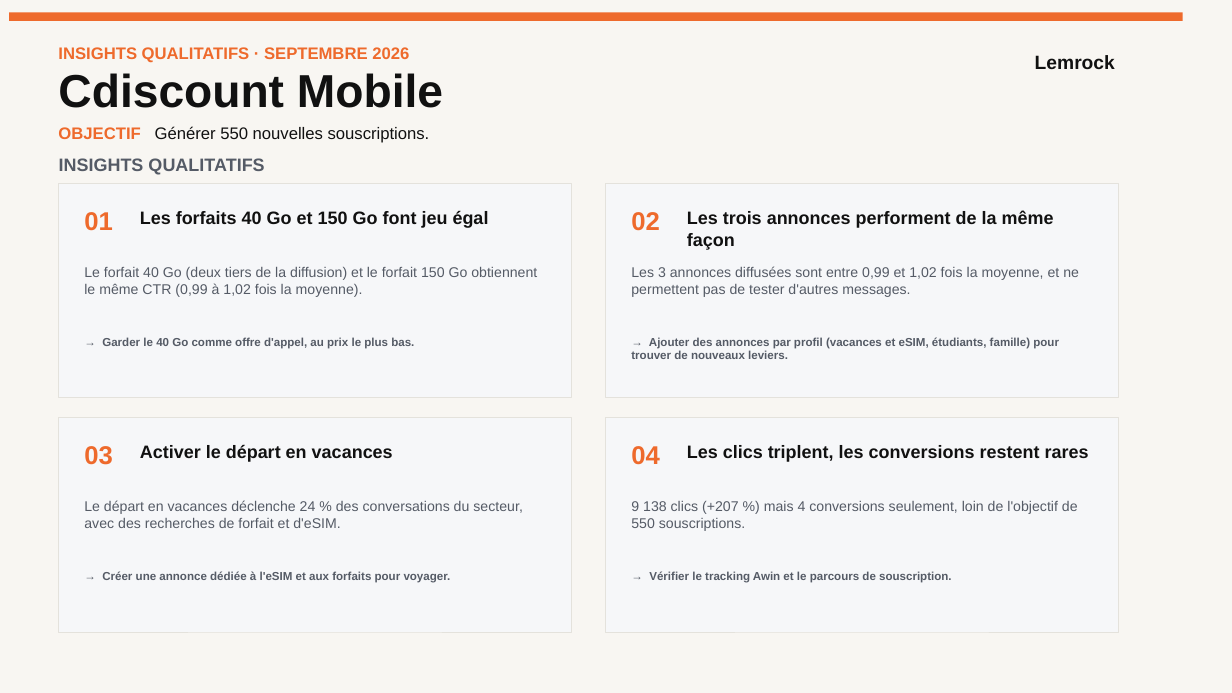
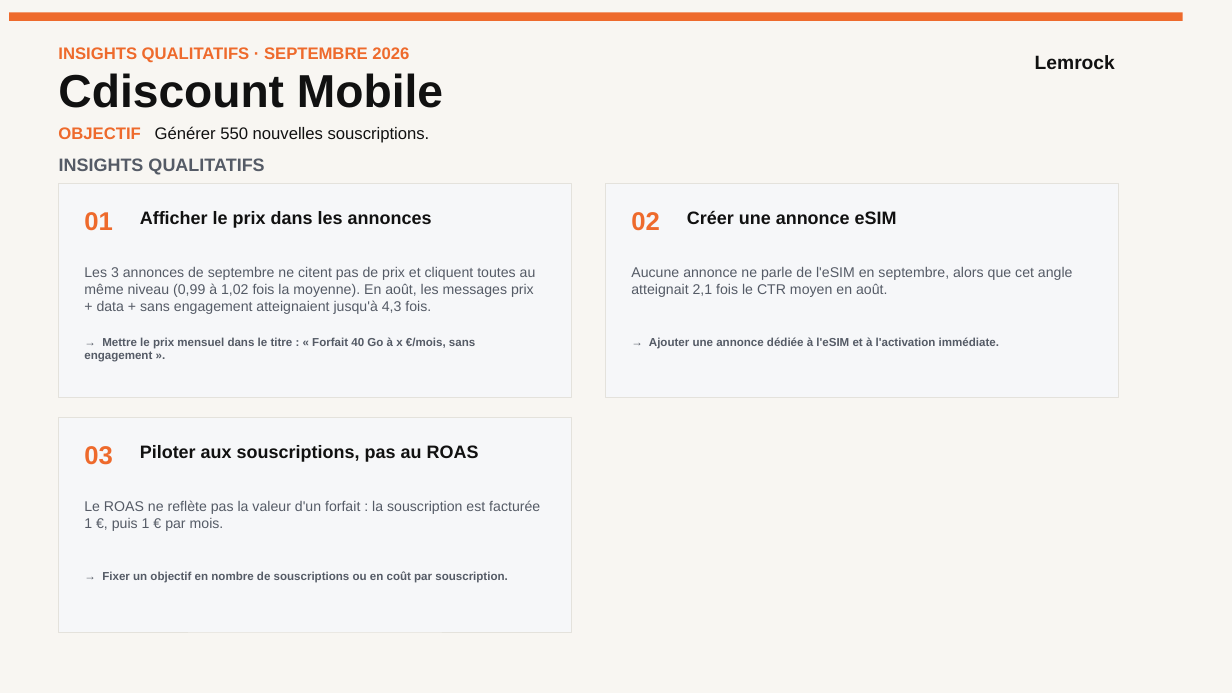
Before and after one commit to stephanemonmarson-creator/Lemrock, a slide deck: slide 14 of rapports/septembre/121026_Customer Success_Septembre 26.pptx. Drawn at 1232x693 pixels with LibreOffice and Linux fonts; fonts in the diff are those of the drawing. Boxes give left, top, right and bottom in pixels: in the first picture for what was removed or moved away, otherwise in the second. Text is boxed around its words. In the diff, an @@ line names an element or a change of style, - is before the commit and + after.

```diff
--- a/rapports/septembre/121026_Customer Success_Septembre 26.pptx
+++ b/rapports/septembre/121026_Customer Success_Septembre 26.pptx
@@ text at bbox=[140, 211, 432, 228]: text changed @@
-Les forfaits 40 Go et 150 Go font jeu égal
+Afficher le prix dans les annonces
@@ text at bbox=[687, 211, 897, 224]: text changed @@
-Les trois annonces performent de la même façon
+Créer une annonce eSIM
@@ text at bbox=[84, 267, 536, 314]: text changed @@
-Le forfait 40 Go (deux tiers de la diffusion) et le forfait 150 Go obtiennent le même CTR (0,99 à 1,02 fois la moyenne).
+Les 3 annonces de septembre ne citent pas de prix et cliquent toutes au même niveau (0,99 à 1,02 fois la moyenne). En août, les messages prix + data + sans engagement atteignaient jusqu'à 4,3 fois.
@@ text at bbox=[631, 267, 1073, 297]: text changed @@
-Les 3 annonces diffusées sont entre 0,99 et 1,02 fois la moyenne, et ne permettent pas de tester d'autres messages.
+Aucune annonce ne parle de l'eSIM en septembre, alors que cet angle atteignait 2,1 fois le CTR moyen en août.
@@ text at bbox=[84, 337, 475, 362]: text changed @@
-→ Garder le 40 Go comme offre d'appel, au prix le plus bas.
+→ Mettre le prix mensuel dans le titre : « Forfait 40 Go à x €/mois, sans engagement ».
@@ text at bbox=[649, 337, 999, 349]: text changed @@
-→ Ajouter des annonces par profil (vacances et eSIM, étudiants, famille) pour trouver de nouveaux leviers.
+→ Ajouter une annonce dédiée à l'eSIM et à l'activation immédiate.
@@ rectangle removed at bbox=[605, 418, 1118, 632] @@
@@ text at bbox=[140, 445, 479, 462]: text changed @@
-Activer le départ en vacances
+Piloter aux souscriptions, pas au ROAS
@@ text removed at bbox=[631, 446, 660, 465] @@
-04
@@ text removed at bbox=[687, 445, 1089, 462] @@
-Les clics triplent, les conversions restent rares
@@ text at bbox=[84, 500, 540, 531]: text changed @@
-Le départ en vacances déclenche 24 % des conversations du secteur, avec des recherches de forfait et d'eSIM.
+Le ROAS ne reflète pas la valeur d'un forfait : la souscription est facturée 1 €, puis 1 € par mois.
@@ text removed at bbox=[631, 501, 1078, 531] @@
-9 138 clics (+207 %) mais 4 conversions seulement, loin de l'objectif de 550 souscriptions.
@@ text at bbox=[102, 571, 507, 583]: text changed @@
-→ Créer une annonce dédiée à l'eSIM et aux forfaits pour voyager.
+→ Fixer un objectif en nombre de souscriptions ou en coût par souscription.
@@ text removed at bbox=[649, 571, 952, 583] @@
-→ Vérifier le tracking Awin et le parcours de souscription.
```
Also in this commit, not shown: 2 other slides changed, 5 other files.
